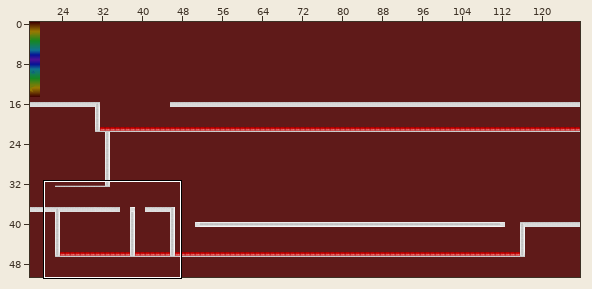
Two states of a Tiled map, data/level02.tmx. The picture above shows the old version from afar; the outline marks the close-up.
Close-up. Before:
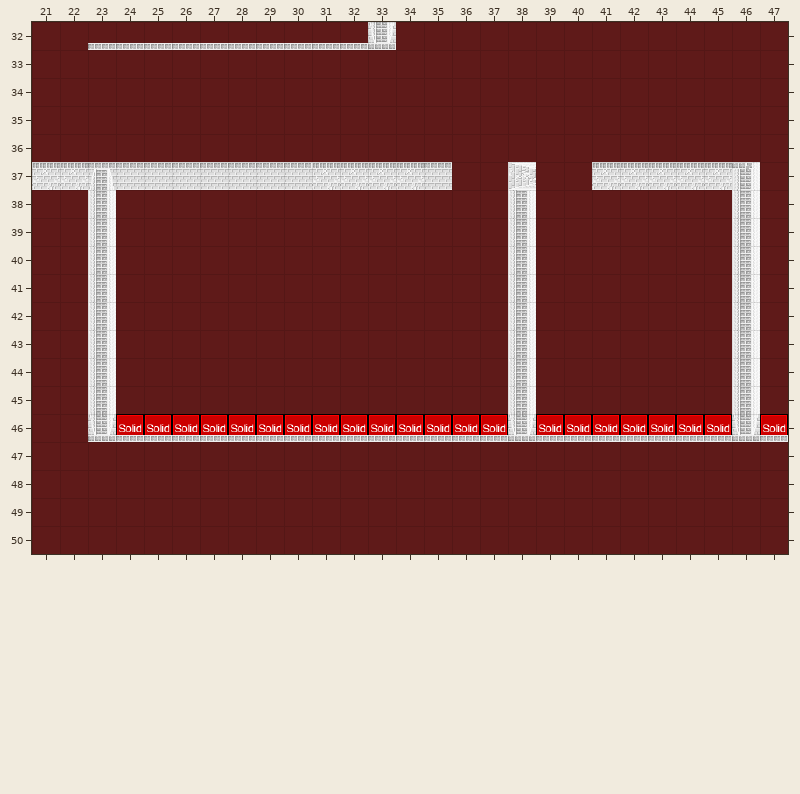
Cells are 32x32 px. Shown: x 21..47, y 32..50. The commit also changed other parts of the map, which this record leaves out.
The result:
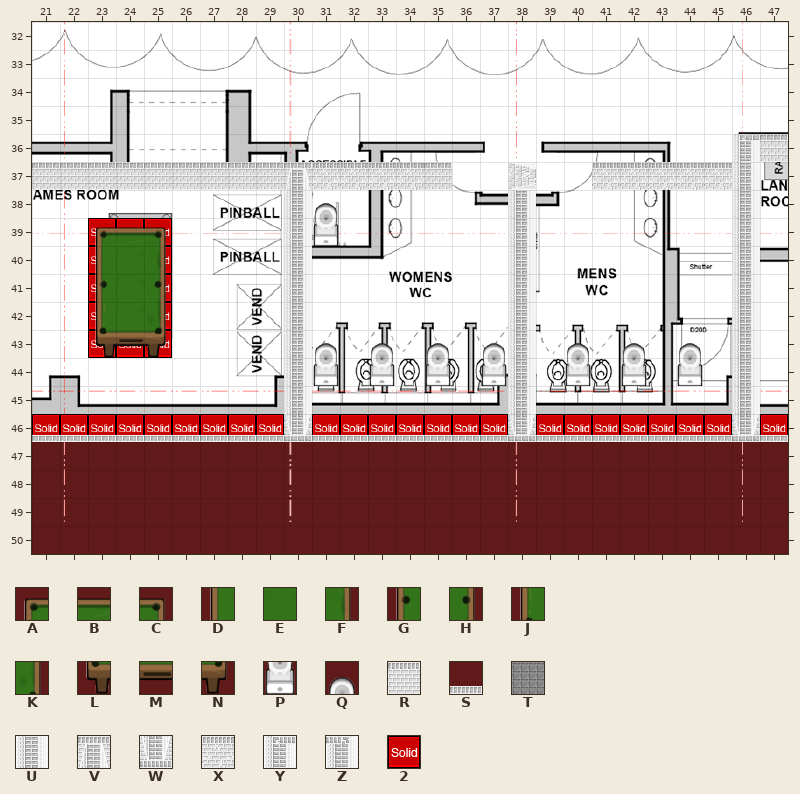
Key: from "basement furniture": A 0, B 2, C 4, D 6, E 8, F 10, G 12, H 14, J 16, K 18, L 20, M 22, N 48, P 50, Q 52; from "lbi10": R 1, S 5, T 20, U 22, V 23, W 26, X 40, Y 42, Z 43; from "metatiles32x32": 2 0 "solid".
_ is an empty cell, # one hidden under a higher layer.
Tiles of an added or newly shown layer are drawn over the layers below it.
Commit: Added basement furniture .psd and .png files
Change:
layer "Image Layer 3" shown
Layer "floor" (now shown):
y 32..35: x 21..47 ___________________________ -> TTTTTTTTTTTTTTTTTTTTTTTTTTT
y 36: x 21..45 _________________________ -> TTTTTTTTTTTTTTTTTTTTTTTTT
y 37: x 36..37 __ -> TT; x 39..40 __ -> TT; x 47 _ -> T
y 38: x 23..29 _______ -> TTTTTTT; x 31..37 _______ -> TTTTTTT; x 39..45 _______ -> TTTTTTT; x 47 _ -> T
y 39..43: x 26..29 ____ -> TTTT; x 31..37 _______ -> TTTTTTT; x 39..45 _______ -> TTTTTTT; x 47 _ -> T
y 44..45: x 23..29 _______ -> TTTTTTT; x 31..37 _______ -> TTTTTTT; x 39..45 _______ -> TTTTTTT; x 47 _ -> T
Layer "collision":
y 38: x 23 # -> _
y 39: x 24..25 __ -> 22
y 40..42: x 25 _ -> 2
y 43: x 24..25 __ -> 22
y 44..45: x 23 # -> _
y 46: x 21..22 __ -> 22
Layer "basement furniture" (added):
y 38: x 31 _ -> Q
y 39: x 23..25 ___ -> ABC; x 31 _ -> P
y 40: x 23..25 ___ -> DEF
y 41: x 23..25 ___ -> GEH
y 42: x 23..25 ___ -> JEK
y 43: x 23..25 ___ -> LMN; x 31 _ -> Q; x 33 _ -> Q; x 35 _ -> Q; x 37 _ -> Q; x 40 _ -> Q; x 42 _ -> Q; x 44 _ -> Q
y 44: x 31 _ -> P; x 33 _ -> P; x 35 _ -> P; x 37 _ -> P; x 40 _ -> P; x 42 _ -> P; x 44 _ -> P
Layer "foreground":
y 32: x 23..33 SSSSSSSSSSW -> ___________
y 36: x 46..47 __ -> YR
y 37: x 21..23 XXV -> RRR; x 30 R -> V; x 46 Z -> U
y 38..45: x 23 U -> _; x 30 _ -> U
y 46: x 21..23 __W -> SSS; x 30 S -> W
